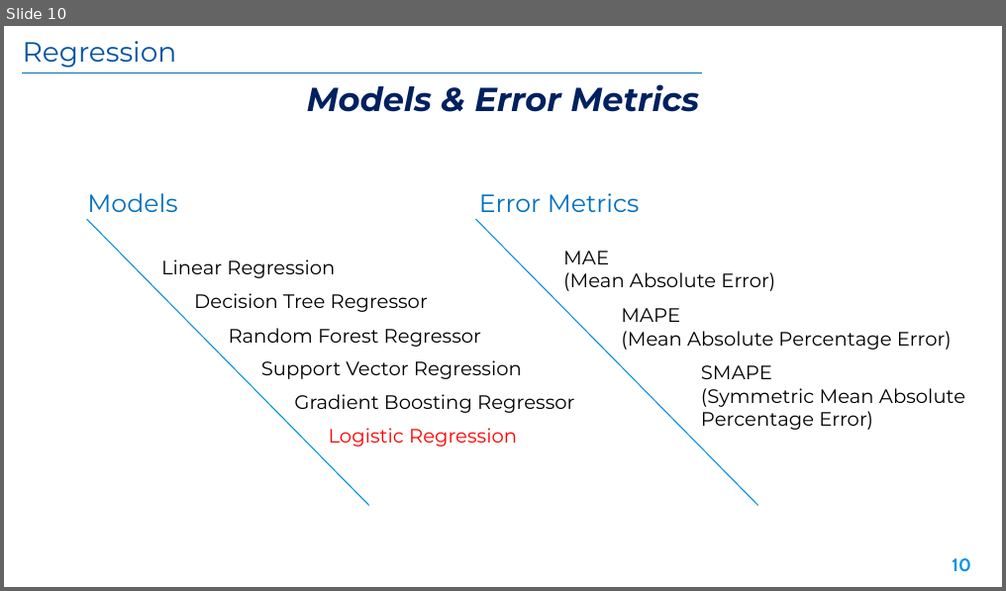
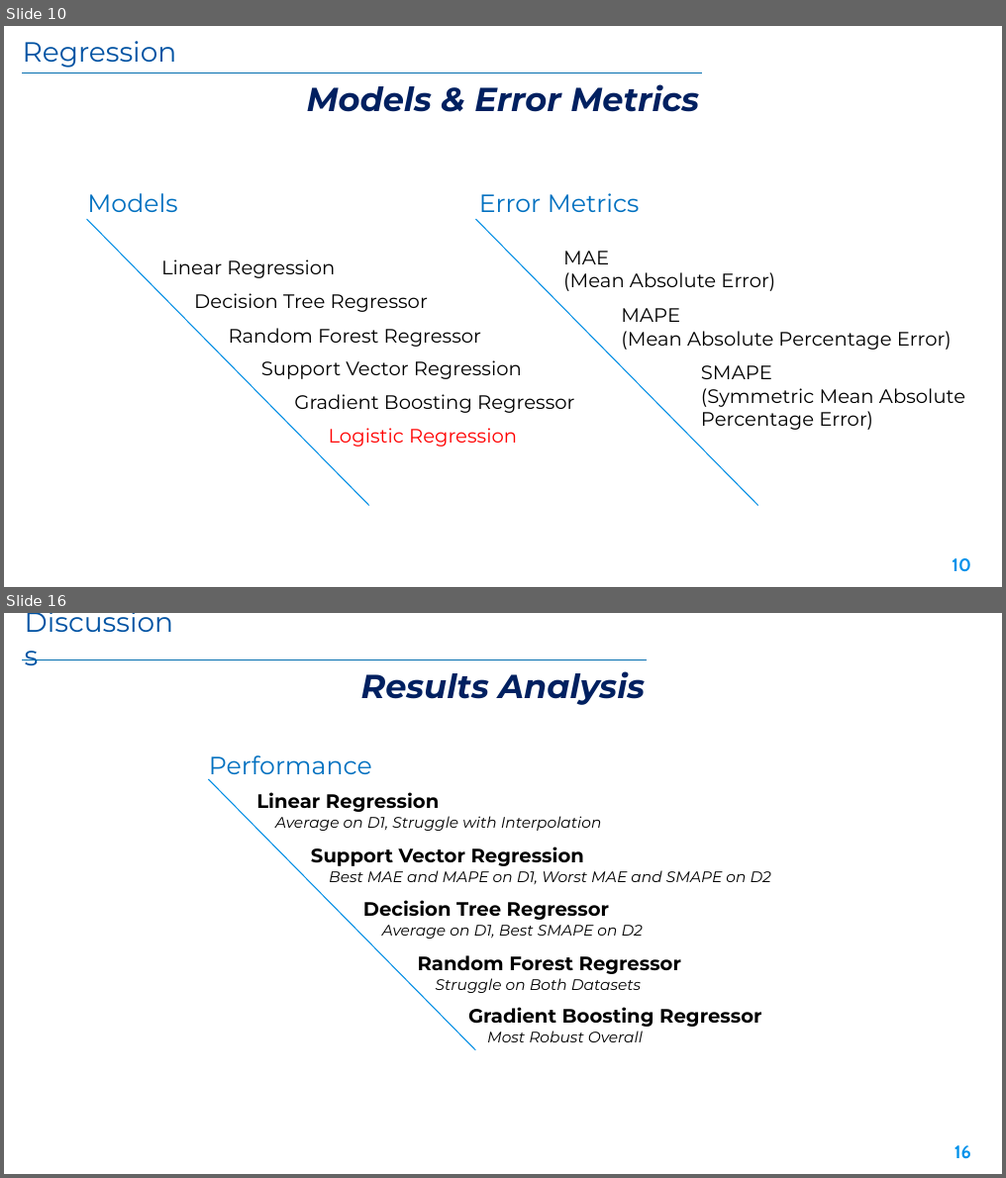
Before and after one commit to Marco-Sau/Meta-Dataset-Regression, a slide deck: Docs/Presentation.pptx. Shown one above the other, each under a label of ours: slide 10 before the commit, slides 10 and 16 after it; the slides between them are not shown. The pictures are 1006x591 and 1006x1178 pixels, drawn with LibreOffice and Linux fonts; fonts in the diff are those of the drawing; background and template pictures are left out. Boxes give left, top, right and bottom in pixels: in the first picture for what was removed or moved away, otherwise in the second. Text is boxed around its words. In the diff, an @@ line names an element or a change of style, - is before the commit and + after.

```diff
--- a/Docs/Presentation.pptx
+++ b/Docs/Presentation.pptx
@@ slide 16 added at bbox=[4, 613, 1002, 1174], background picture (left out) @@
@@ text added at bbox=[8, 616, 190, 660], 20 pt, text #0053A3 @@
+Discussions
@@ line added from (22, 660) to (647, 660), #92D050 0.75 pt @@
@@ text added at bbox=[361, 671, 645, 705], 24 pt, text #002060, bold, italic @@
+Results Analysis
@@ text added at bbox=[209, 756, 372, 781], 18 pt, text #0070C0 @@
+Performance
@@ line added from (209, 779) to (476, 1051), #008EE5 0.75 pt @@
@@ text added at bbox=[256, 792, 439, 812], 14 pt, text #000000, bold @@
+Linear Regression
@@ text added at bbox=[275, 816, 602, 831], 11 pt, text #000000, italic @@
+Average on D1, Struggle with Interpolation
@@ text added at bbox=[311, 847, 584, 866], 14 pt, text #000000, bold @@
+Support Vector Regression
@@ text added at bbox=[329, 870, 771, 884], 11 pt, text #000000, italic @@
+Best MAE and MAPE on D1, Worst MAE and SMAPE on D2
@@ text added at bbox=[363, 900, 609, 920], 14 pt, text #000000, bold @@
+Decision Tree Regressor
@@ text added at bbox=[382, 925, 643, 939], 11 pt, text #000000, italic @@
+Average on D1, Best SMAPE on D2
@@ text added at bbox=[418, 956, 681, 974], 14 pt, text #000000, bold @@
+Random Forest Regressor
@@ text added at bbox=[436, 978, 641, 993], 11 pt, text #000000, italic @@
+Struggle on Both Datasets
@@ text added at bbox=[468, 1007, 761, 1027], 14 pt, text #000000, bold @@
+Gradient Boosting Regressor
@@ text added at bbox=[487, 1031, 643, 1043], 11 pt, text #000000, italic @@
+Most Robust Overall
@@ page number added at bbox=[954, 1146, 971, 1159], 13 pt, text #0091EA, bold @@
+16
```
Also in this commit, not shown: 5 slides changed, 2 other slides added, 3 slides removed, 1 other file.
